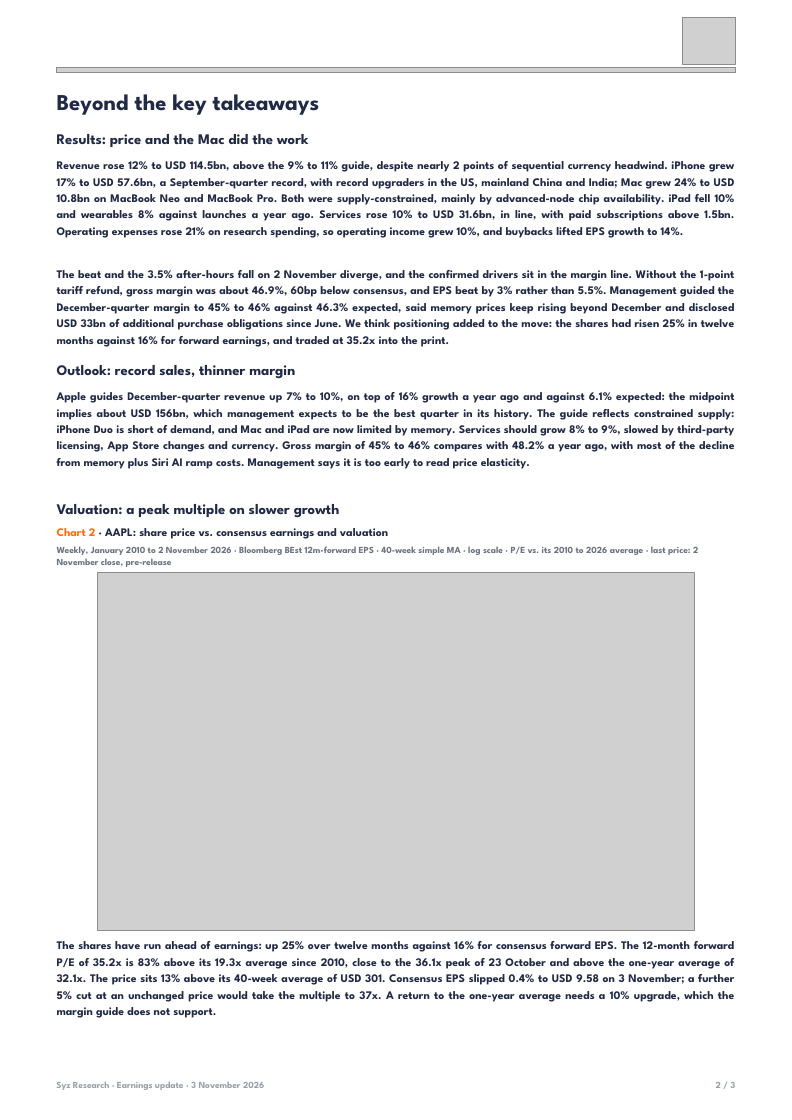
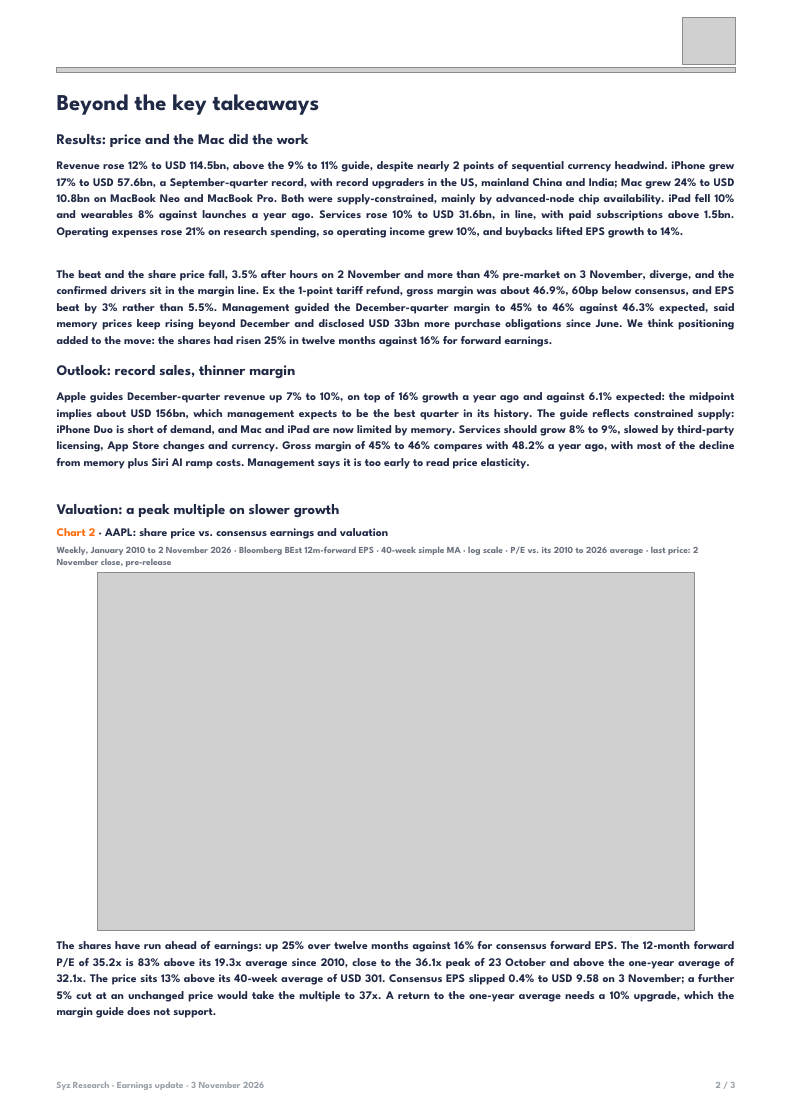
Before and after one commit to jb-db05/syz-earnings, a slide deck: slide 2 of reports/AAPL_Q4_2026/Earnings_Update_AAPL_Q4_2026.pptx. Drawn at 792x1120 pixels with LibreOffice and Linux fonts; fonts in the diff are those of the drawing; grey boxes stand for pictures. Boxes give left, top, right and bottom in pixels: in the first picture for what was removed or moved away, otherwise in the second. Text is boxed around its words. In the diff, an @@ line names an element or a change of style, - is before the commit and + after.

```diff
--- a/reports/AAPL_Q4_2026/Earnings_Update_AAPL_Q4_2026.pptx
+++ b/reports/AAPL_Q4_2026/Earnings_Update_AAPL_Q4_2026.pptx
@@ text at box(57, 270, 735, 347): text changed @@
-The beat and the 3.5% after-hours fall on 2 November diverge, and the confirmed drivers sit in the margin line. Without the 1-point tariff refund, gross margin was about 46.9%, 60bp below consensus, and EPS beat by 3% rather than 5.5%. Management guided the December-quarter margin to 45% to 46% against 46.3% expected, said memory prices keep rising beyond December and disclosed USD 33bn of additional purchase obligations since June. We think positioning added to the move: the shares had risen 25% in twelve months against 16% for forward earnings, and traded at 35.2x into the print.
+The beat and the share price fall, 3.5% after hours on 2 November and more than 4% pre-market on 3 November, diverge, and the confirmed drivers sit in the margin line. Ex the 1-point tariff refund, gross margin was about 46.9%, 60bp below consensus, and EPS beat by 3% rather than 5.5%. Management guided the December-quarter margin to 45% to 46% against 46.3% expected, said memory prices keep rising beyond December and disclosed USD 33bn more purchase obligations since June. We think positioning added to the move: the shares had risen 25% in twelve months against 16% for forward earnings.
```
Also in this commit, not shown: 1 other slide changed, 4 other files.
